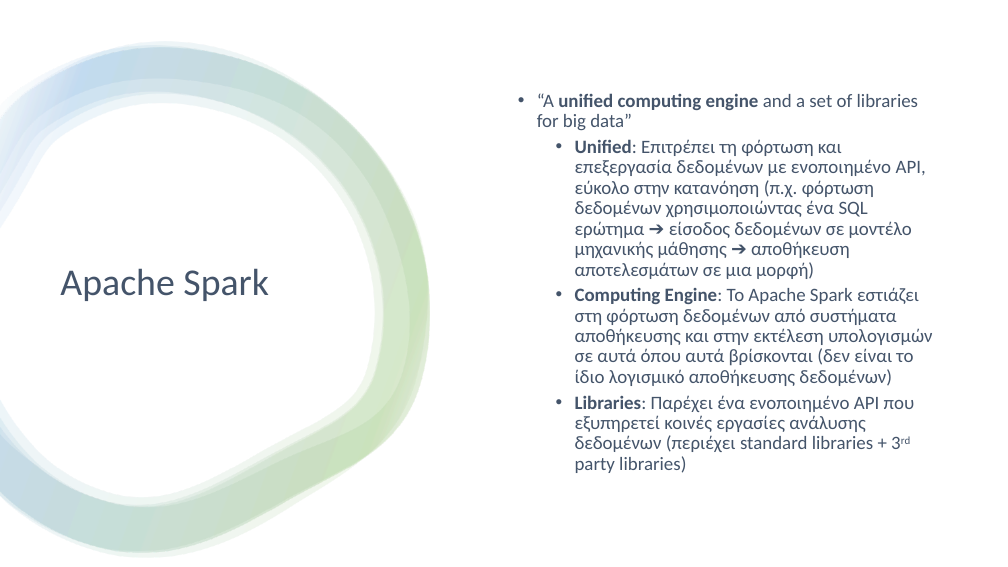
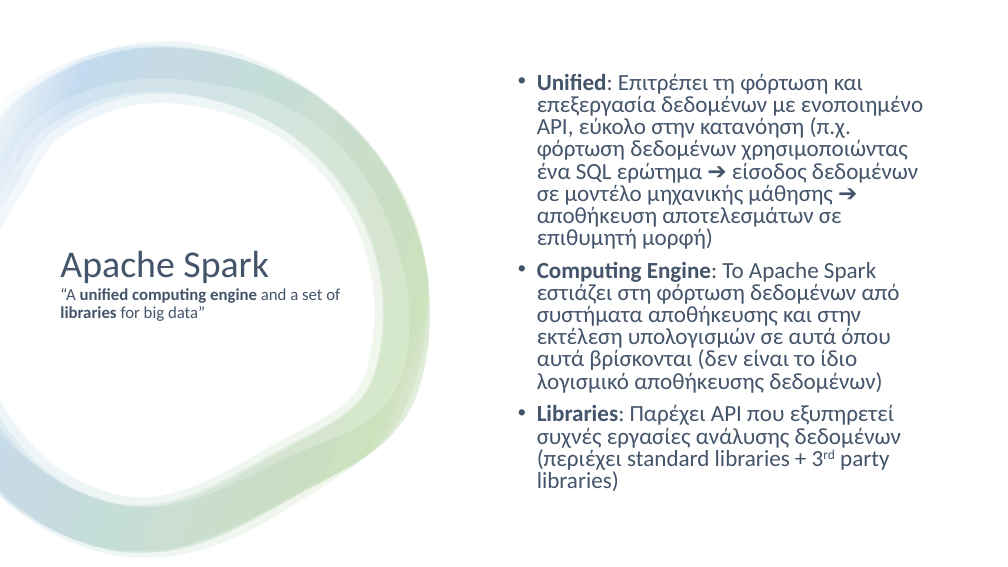
Before and after one commit to chgogos/big_data, a slide deck: slide 4 of 04. Apache Spark.pptx (slide 3 before the commit). Drawn at 1008x567 pixels with LibreOffice and Linux fonts; fonts in the diff are those of the drawing. Boxes give left, top, right and bottom in pixels: in the first picture for what was removed or moved away, otherwise in the second. Text is boxed around its words. In the diff, an @@ line names an element or a change of style, - is before the commit and + after.

Commit message:
spark

```diff
--- a/04. Apache Spark.pptx
+++ b/04. Apache Spark.pptx
@@ text at [537, 73, 923, 249]: text changed; size 18 to 22 pt @@
-• “A unified computing engine and a set of libraries for big data”
-  • Unified: Επιτρέπει τη φόρτωση και επεξεργασία δεδομένων με ενοποιημένο API, εύκολο στην κατανόηση (π.χ. φόρτωση δεδομένων χρησιμοποιώντας ένα SQL ερώτημα ➔ είσοδος δεδομένων σε μοντέλο μηχανικής μάθησης ➔ αποθήκευση αποτελεσμάτων σε μια μορφή)
+• Unified: Επιτρέπει τη φόρτωση και επεξεργασία δεδομένων με ενοποιημένο API, εύκολο στην κατανόηση (π.χ. φόρτωση δεδομένων χρησιμοποιώντας ένα SQL ερώτημα ➔ είσοδος δεδομένων σε μοντέλο μηχανικής μάθησης ➔ αποθήκευση αποτελεσμάτων σε επιθυμητή μορφή)
@@ title at [60, 250, 340, 321]: text changed; size 36 to 16 pt @@
-Apache Spark
+Apache Spark
+“A unified computing engine and a set of libraries for big data”
@@ text at [537, 262, 900, 393]: size 18 to 22 pt in "Computing Engine: To Apache Spark εστιάζει στη ..."; list level 2 to 1 in "Computing Engine: To Apache Spark ..."; line spacing 0.9 to 0.8 @@
@@ text at [537, 404, 901, 491]: text changed; size 18 to 22 pt @@
-  • Libraries: Παρέχει ένα ενοποιημένο API που εξυπηρετεί κοινές εργασίες ανάλυσης δεδομένων (περιέχει standard libraries + 3rd party libraries)
+• Libraries: Παρέχει API που εξυπηρετεί συχνές εργασίες ανάλυσης δεδομένων (περιέχει standard libraries + 3rd party libraries)
```
Also in this commit, not shown: 9 other slides changed, 1 slide removed, 11 other files.
